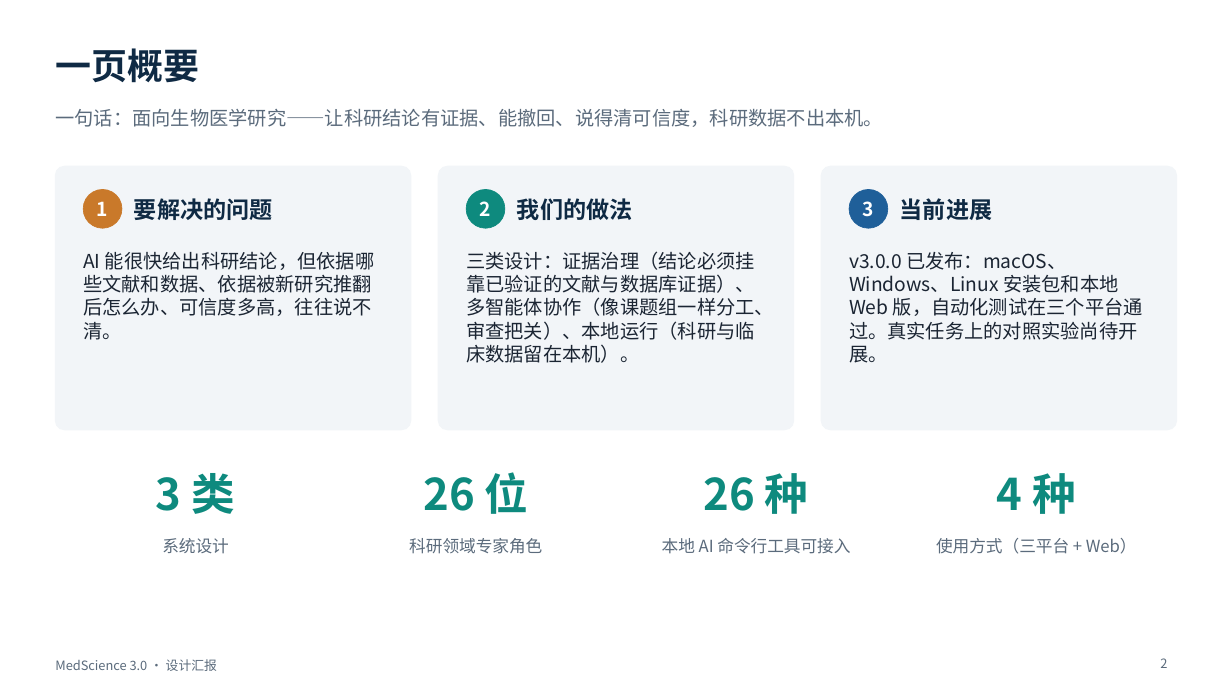
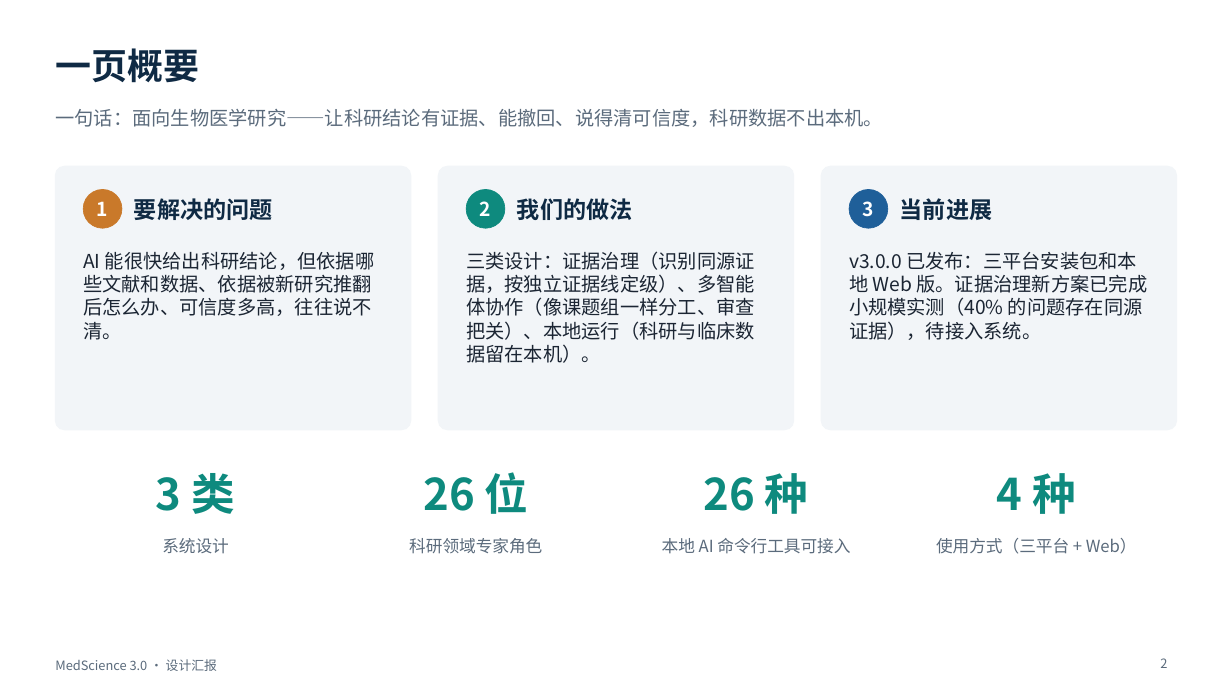
Before and after one commit to BenjaminDuo/MedScience, a slide deck: slide 2 of docs/presentation/MedScience-3.0-设计汇报.pptx. Drawn at 1232x693 pixels with LibreOffice and Linux fonts; fonts in the diff are those of the drawing. Boxes give left, top, right and bottom in pixels: in the first picture for what was removed or moved away, otherwise in the second. Text is boxed around its words. In the diff, an @@ line names an element or a change of style, - is before the commit and + after.

```diff
--- a/docs/presentation/MedScience-3.0-设计汇报.pptx
+++ b/docs/presentation/MedScience-3.0-设计汇报.pptx
@@ text at (x1=466, y1=251, x2=755, y2=363): text changed @@
-三类设计：证据治理（结论必须挂靠已验证的文献与数据库证据）、多智能体协作（像课题组一样分工、审查把关）、本地运行（科研与临床数据留在本机）。
+三类设计：证据治理（识别同源证据，按独立证据线定级）、多智能体协作（像课题组一样分工、审查把关）、本地运行（科研与临床数据留在本机）。
@@ text at (x1=849, y1=252, x2=1147, y2=340): text changed @@
-v3.0.0 已发布：macOS、Windows、Linux 安装包和本地 Web 版，自动化测试在三个平台通过。真实任务上的对照实验尚待开展。
+v3.0.0 已发布：三平台安装包和本地 Web 版。证据治理新方案已完成小规模实测（40% 的问题存在同源证据），待接入系统。
```
Also in this commit, not shown: 7 other slides changed, 1 slide added, 1 slide removed, 3 other files.
